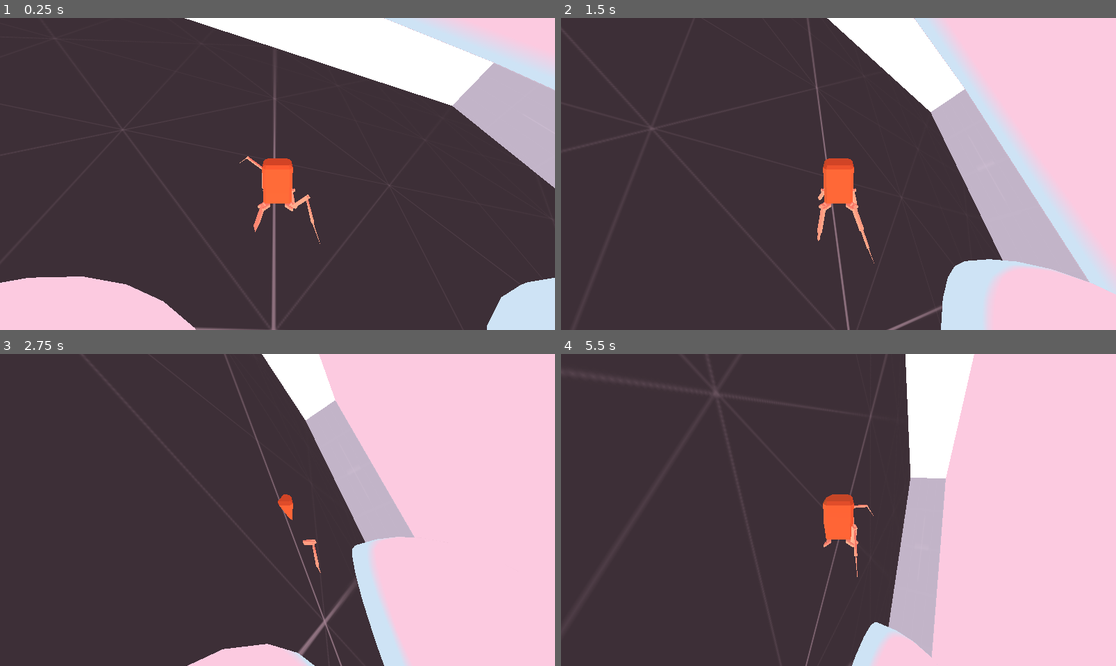
Above: before the commit, frames 1-4 (two rows, left to right).
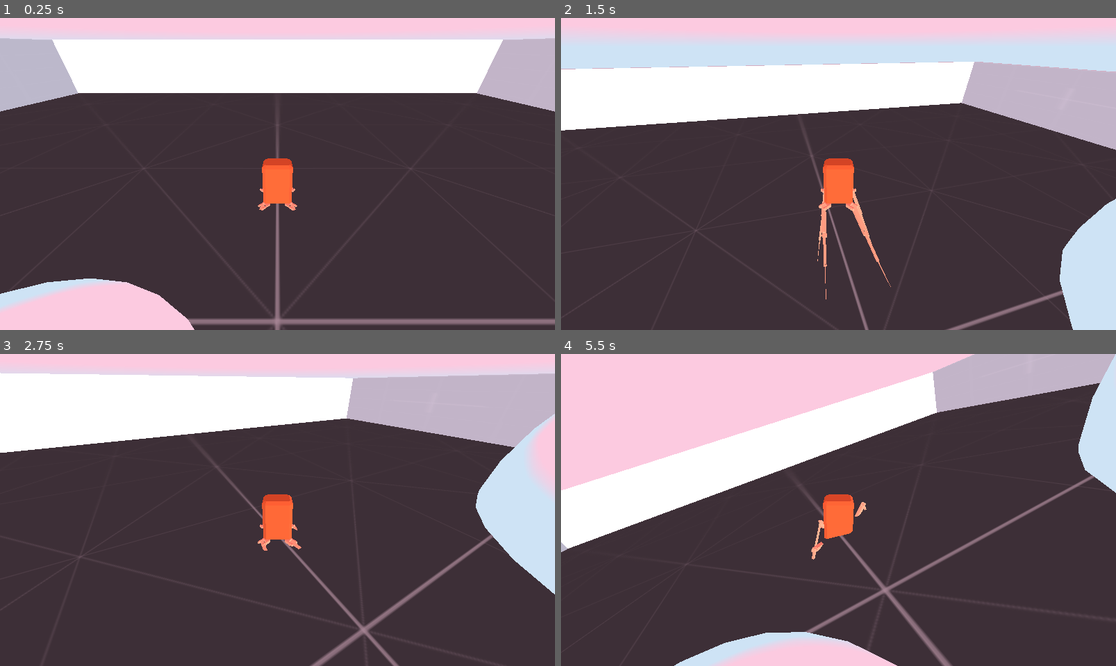
Above: after the commit, the same moments.

Repository: BnLds/InversedKineSpider
Game: Godot game, scene res://main/main.tscn
The game is run twice, just before and just after one commit, with the same random seed, the same clock (stepped at 60 frames per second) and the same inputs.
Inputs:
- Up to frame 1 (0.25 s): no input
- Up to frame 2 (1.5 s): hold D (right) 0.53-1.28 s; tap Space (jump) at 0.77 s; hold S (backward) from 1.28 s (still down)
- Up to frame 3 (2.75 s): tap Space (jump) at 1.52 s; release S (backward) at 2.03 s; hold D (right) from 2.03 s (still down)
- Up to frame 4 (5.5 s): release D (right) at 2.78 s; hold W (forward) 2.78-3.53 s; tap Space (jump) at 3.02, 3.77, 4.52 s; hold A (left) 3.53-5.03 s; hold S (backward) from 5.03 s (still down)

The runs differ from the first frame. In frame 1, 26% of the frame differs, in the area x 0-100%, y 0-100%; in frame 2, 47%; in frame 3, 52%; in frame 4, 69%.

Commit message:
Fix tween issue when jumping

Diff:
--- a/scripts/ik_target.gd
+++ b/scripts/ik_target.gd
@@ -3,6 +3,8 @@
 @onready var spider_bot = $".."
 @export var step_target: Node3D
 @export var step_distance: float = 3.0
+@export var max_step_distance: float = 6.0
+
 
 @export var adjacent_target : Node3D
 @export var opposite_target : Node3D
@@ -10,8 +12,8 @@
 var is_stepping := false
 
 func _process(delta):
-	if spider_bot.is_grounded:
-		if !is_stepping && !adjacent_target.is_stepping && abs(global_position.distance_to(step_target.global_position)) > step_distance:
+	if spider_bot.is_grounded && !is_stepping && !adjacent_target.is_stepping:
+		if abs(global_position.distance_to(step_target.global_position)) < max_step_distance && abs(global_position.distance_to(step_target.global_position)) > step_distance:
 			step()
 			opposite_target.step()
 
--- a/scripts/step_ray.gd
+++ b/scripts/step_ray.gd
@@ -12,5 +12,3 @@
 		if hit_point && hit_point.distance_to(step_target.global_position) > min_distance:
 			if  hit_point.distance_to(step_target.global_position)<max_distance:
 				step_target.global_position = hit_point
-			else:
-				print("fail")
